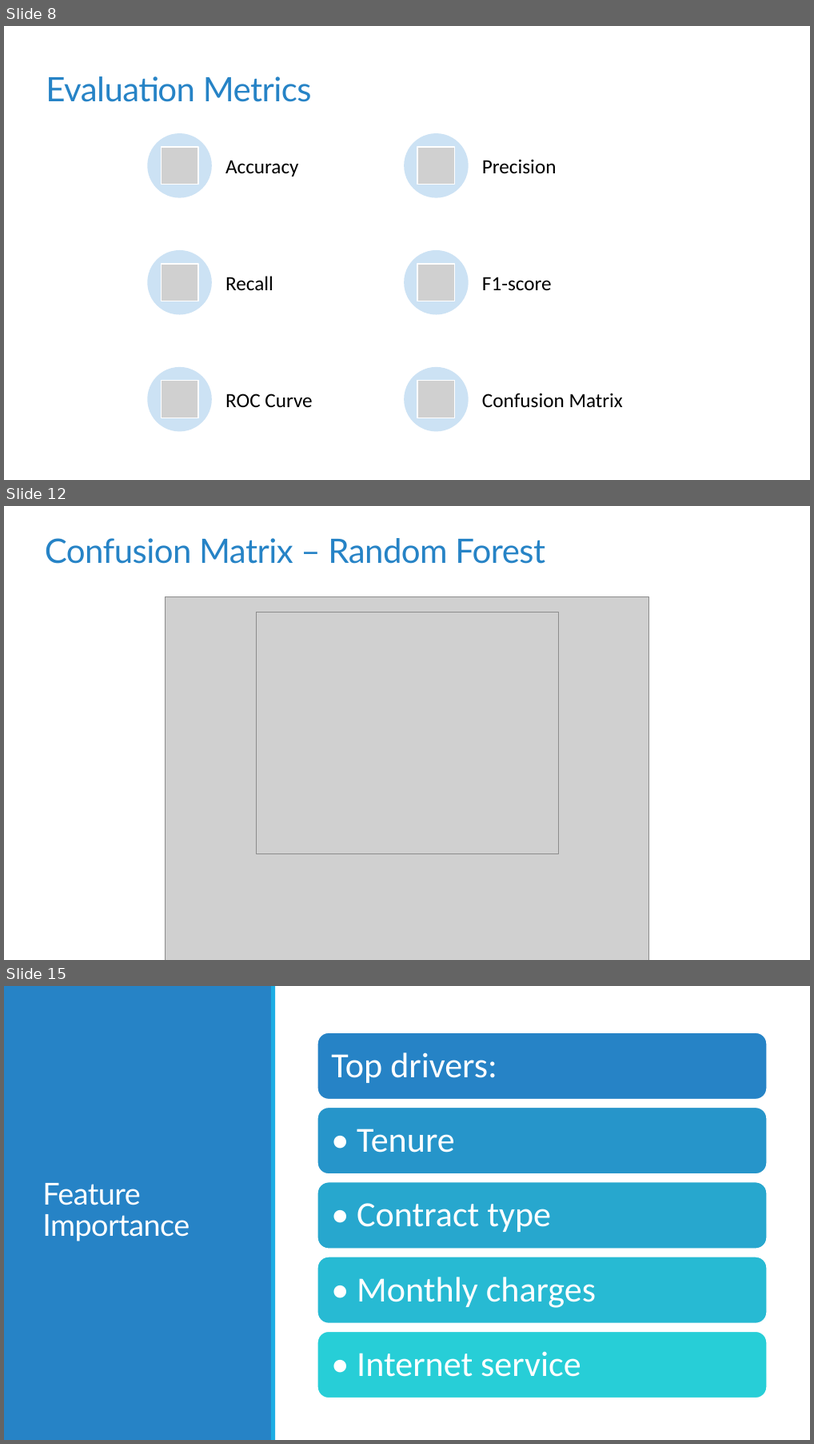
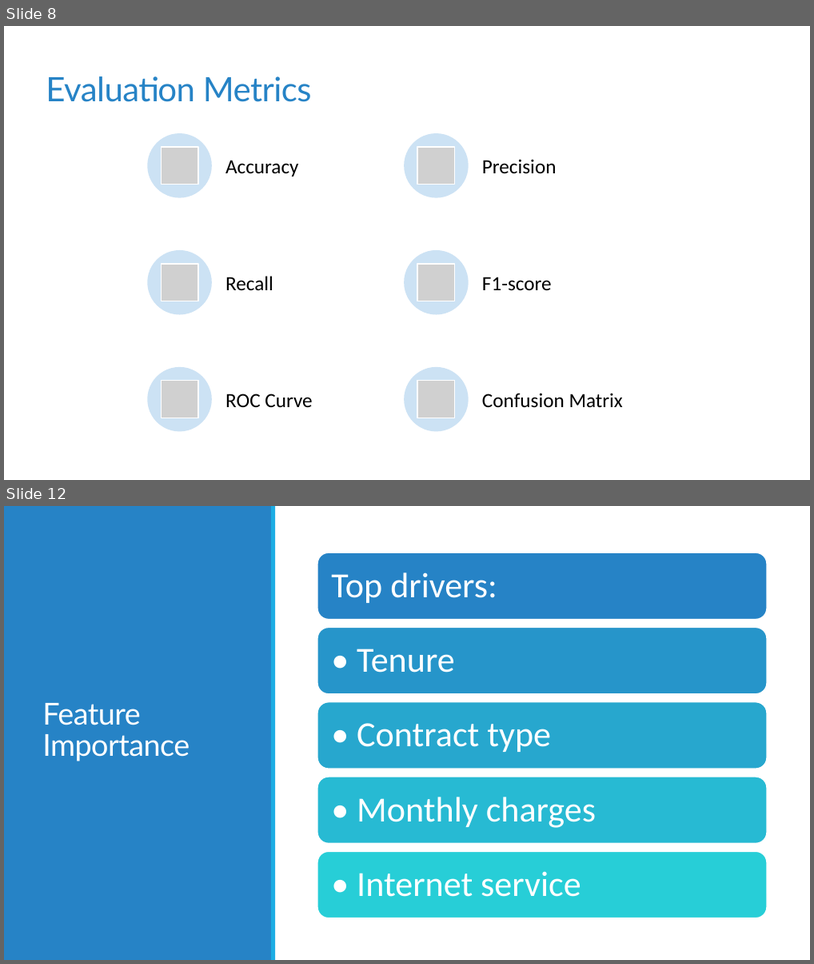
Before and after one commit to monikatyagiisc/customer-churn-prediction, a slide deck: reports/Customer_Churn_Prediction.pptx. Shown one above the other, each under a label of ours: slides 8, 12 and 15 before the commit, slides 8 and 12 after it; the slides between them are not shown. The pictures are 814x1444 and 814x964 pixels, drawn with LibreOffice and Linux fonts; fonts in the diff are those of the drawing; grey boxes stand for pictures. Boxes give left, top, right and bottom in pixels: in the first picture for what was removed or moved away, otherwise in the second. Text is boxed around its words. In the diff, an @@ line names an element or a change of style, - is before the commit and + after.

```diff
--- a/reports/Customer_Churn_Prediction.pptx
+++ b/reports/Customer_Churn_Prediction.pptx
@@ slide 12 removed at (4,506,810,960), background #FFFFFF @@
@@ title removed at (45,538,546,564) @@
-Confusion Matrix – Random Forest
@@ picture removed at (166,596,650,960) @@
@@ picture removed at (256,612,558,854) @@
@@ what was slide 15 is now slide 12 @@
```
Also in this commit, not shown: 8 slides changed, 2 slides added, 4 other slides removed.
